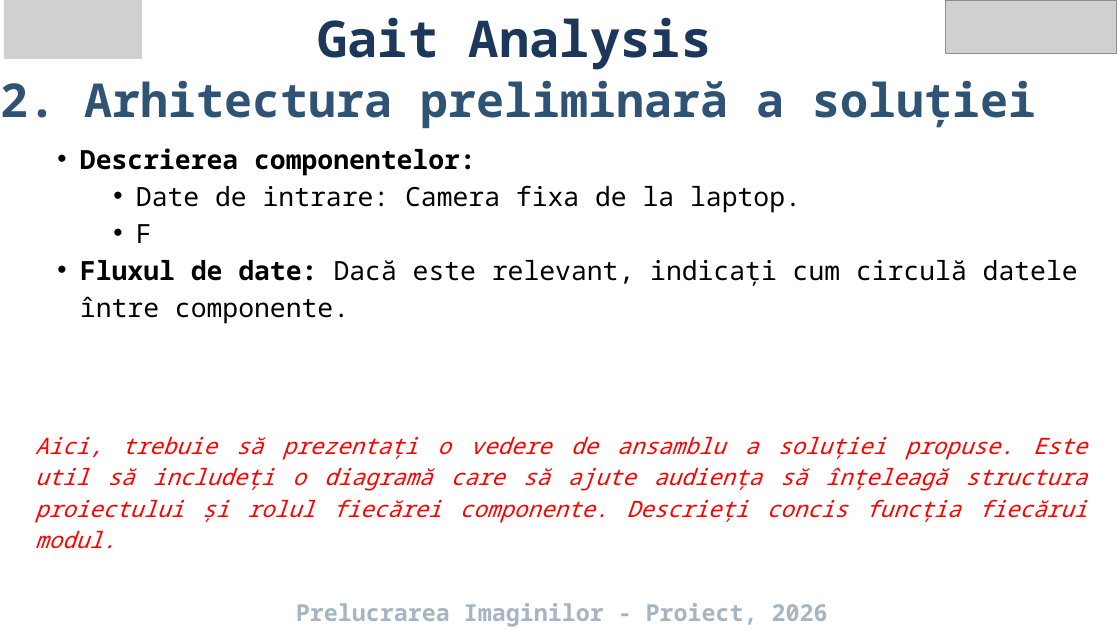
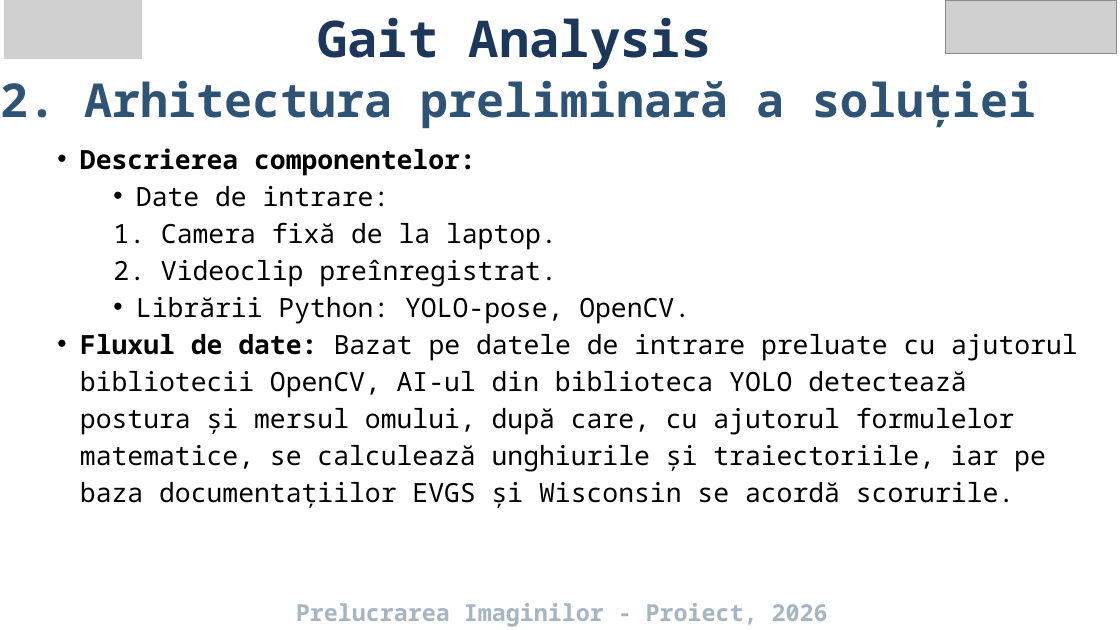
Before and after one commit to SaltieSaltie/Gait-Analysis_PI_Project, a slide deck: slide 4 of Resources/Gait Analysis.pptx. Drawn at 1120x630 pixels with LibreOffice and Linux fonts; fonts in the diff are those of the drawing; grey boxes stand for pictures. Boxes give left, top, right and bottom in pixels: in the first picture for what was removed or moved away, otherwise in the second. Text is boxed around its words. In the diff, an @@ line names an element or a change of style, - is before the commit and + after.

```diff
--- a/Resources/Gait Analysis.pptx
+++ b/Resources/Gait Analysis.pptx
@@ text at (80, 186, 1078, 508): text changed; size 29 to 34 pt; text colour #FF0000 to #000000; italic off @@
-      • Date de intrare: Camera fixa de la laptop.
-      • F
-  • Fluxul de date: Dacă este relevant, indicați cum circulă datele între componente.
-Aici, trebuie să prezentați o vedere de ansamblu a soluției propuse. Este util să includeți o diagramă care să ajute audiența să înțeleagă structura proiectului și rolul fiecărei componente. Descrieți concis funcția fiecărui modul.
+      • Date de intrare:
+      1. Camera fixă de la laptop.
+      2. Videoclip preînregistrat.
+      • Librării Python: YOLO-pose, OpenCV.
+  • Fluxul de date: Bazat pe datele de intrare preluate cu ajutorul bibliotecii OpenCV, AI-ul din biblioteca YOLO detectează postura și mersul omului, după care, cu ajutorul formulelor matematice, se calculează unghiurile și traiectoriile, iar pe baza documentațiilor EVGS și Wisconsin se acordă scorurile.
```
Also in this commit, not shown: 7 other slides changed, 3 slides added, 1 other file.
